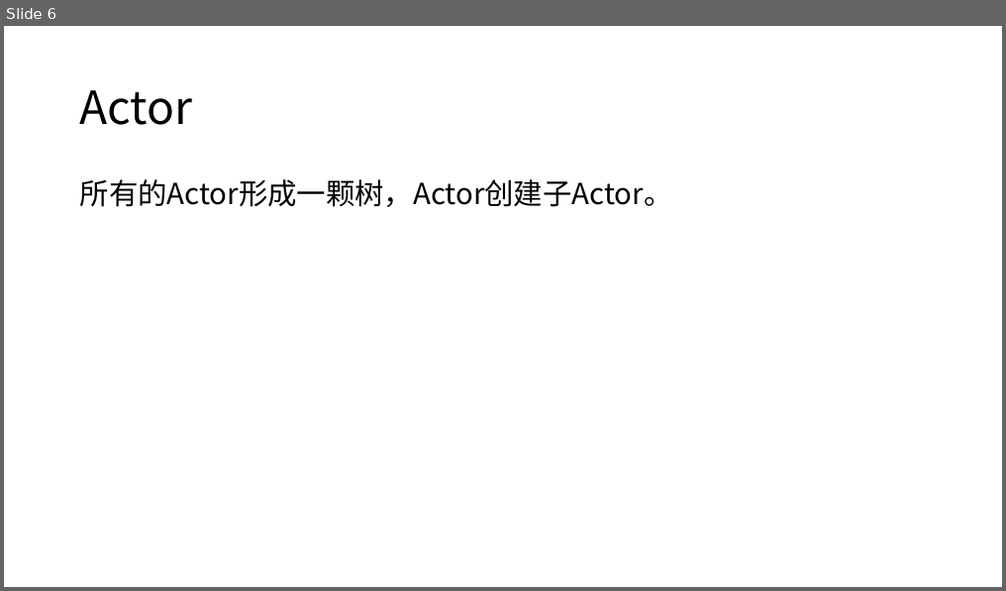
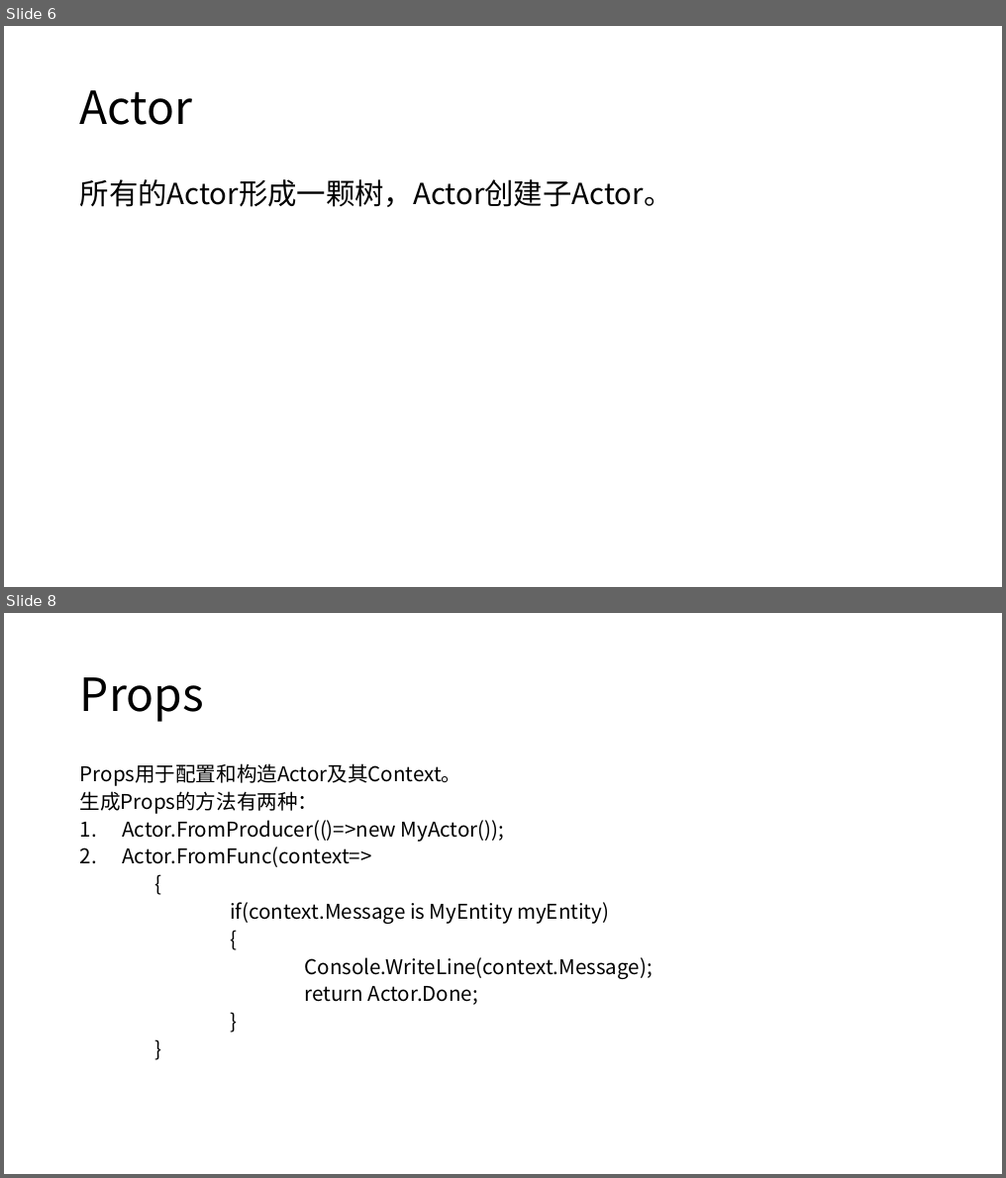
Before and after one commit to axzxs2001/ProtoActorSample, a slide deck: ProtoActorSample/Proto.Actor.pptx. Shown one above the other, each under a label of ours: slide 6 before the commit, slides 6 and 8 after it; the slides between them are not shown. The pictures are 1006x591 and 1006x1178 pixels, drawn with LibreOffice and Linux fonts; fonts in the diff are those of the drawing. Boxes give left, top, right and bottom in pixels: in the first picture for what was removed or moved away, otherwise in the second. Text is boxed around its words. In the diff, an @@ line names an element or a change of style, - is before the commit and + after.

```diff
--- a/ProtoActorSample/Proto.Actor.pptx
+++ b/ProtoActorSample/Proto.Actor.pptx
@@ slide 8 added at box(4, 613, 1002, 1174), background #FFFFFF @@
@@ title added at box(80, 677, 204, 722), 44 pt, text #000000 @@
+Props
@@ text added at box(80, 763, 652, 1005), 19.6 pt, text #000000 @@
+Props用于配置和构造Actor及其Context。
+生成Props的方法有两种：
+1. Actor.FromProducer(()=>new MyActor());
+2. Actor.FromFunc(context=>
+{
+if(context.Message is MyEntity myEntity)
+{
+Console.WriteLine(context.Message);
+return Actor.Done;
+}
+}
```
Also in this commit, not shown: 3 other slides added, 3 other files.
